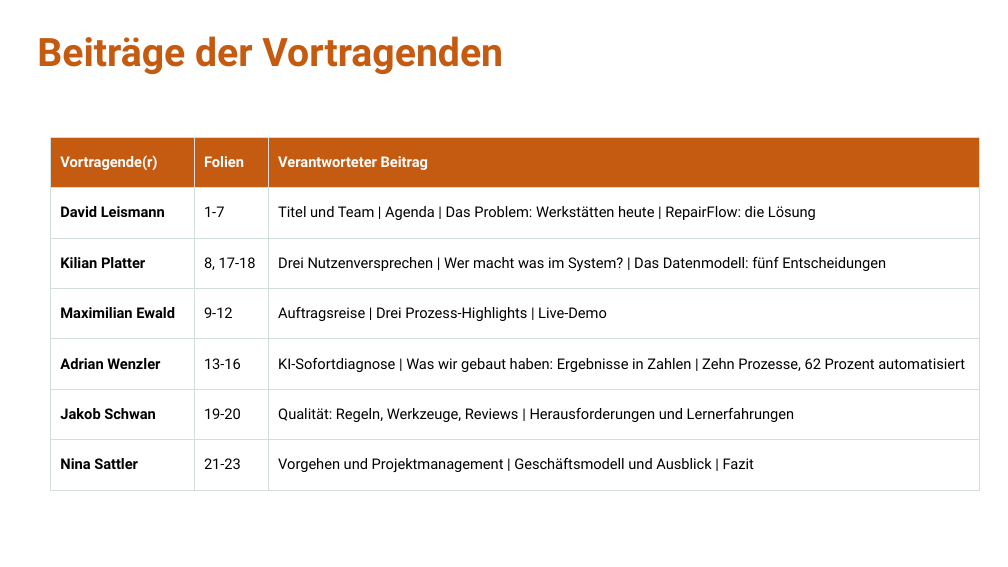
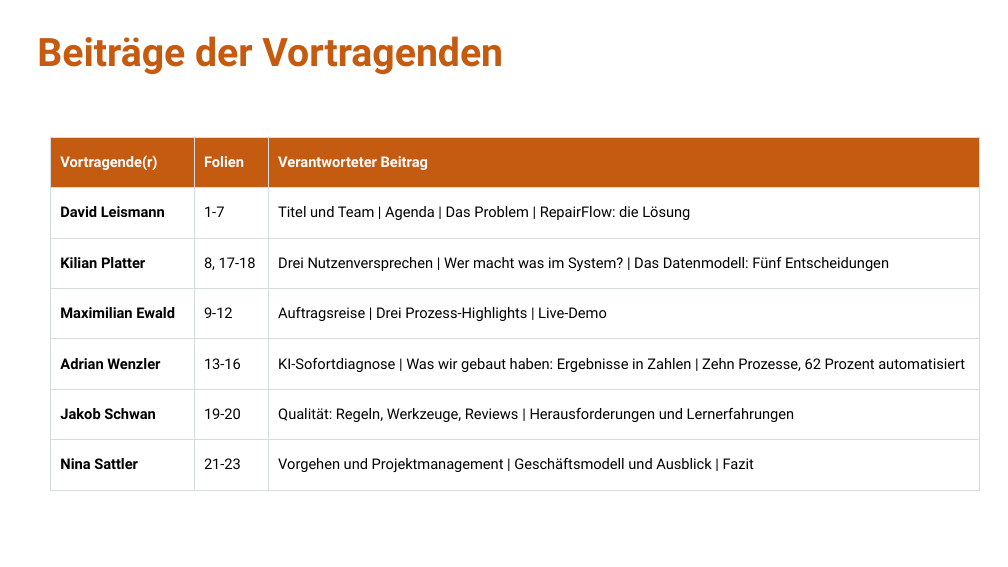
Before and after one commit to jakobschwan123-cmd/casestudy-semester-3, a slide deck: slide 24 of 4_praesentation/Abschlusspraesentation.pptx. Drawn at 1008x567 pixels with LibreOffice and Linux fonts; fonts in the diff are those of the drawing. Boxes give left, top, right and bottom in pixels: in the first picture for what was removed or moved away, otherwise in the second. Text is boxed around its words. In the diff, an @@ line names an element or a change of style, - is before the commit and + after.

Commit message:
fix: Korrekturen aus der Pruefung vom 25.10. (Folien 2, 11, 14, 24, Sprechtext, Doku Kap. 1 und 5, READMEs, TODO)

```diff
--- a/4_praesentation/Abschlusspraesentation.pptx
+++ b/4_praesentation/Abschlusspraesentation.pptx
@@ table at (50, 137, 980, 490) @@
-row 2, column 3: Titel und Team | Agenda | Das Problem: Werkstätten heute | RepairFlow: die Lösung
+row 2, column 3: Titel und Team | Agenda | Das Problem | RepairFlow: die Lösung
-row 3, column 3: Drei Nutzenversprechen | Wer macht was im System? | Das Datenmodell: fünf Entscheidungen
+row 3, column 3: Drei Nutzenversprechen | Wer macht was im System? | Das Datenmodell: Fünf Entscheidungen
```
Also in this commit, not shown: 2 other slides changed, 5 other files.
